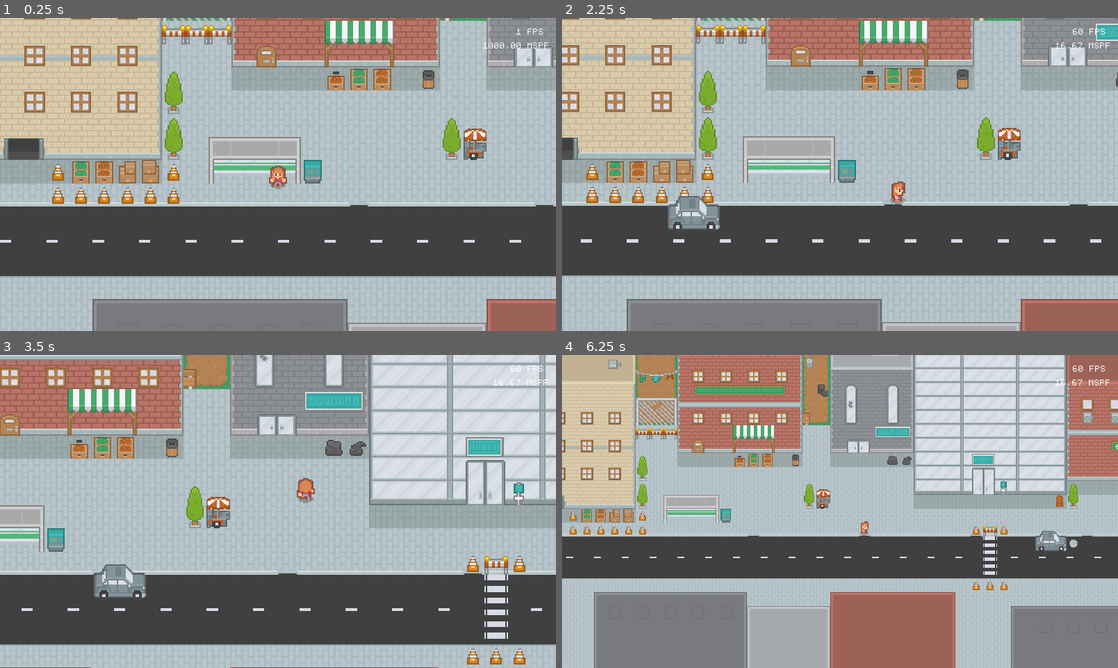
Above: before the commit, frames 1-4 (two rows, left to right).
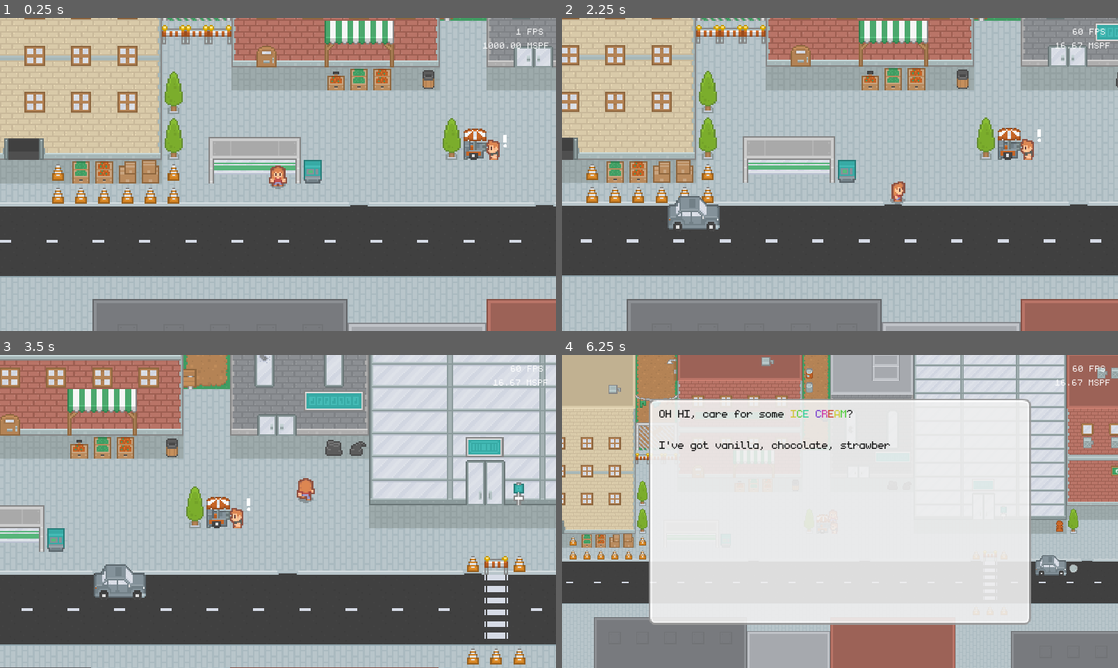
Above: after the commit, the same moments.

Repository: SilentByte/cysec-intern
Game: Godot game, scene res://scenes/world/main.tscn
Two runs of this game, one before a commit and one after it. Both use one fixed random seed, a clock stepped at 60 frames per second and the inputs below.
Inputs (mouse positions are in pixels of both pictures, inside the frame that each line leads up to):
- Up to frame 1 (0.25 s): no input
- Up to frame 2 (2.25 s): move the mouse to (962, 158) at 0.52 s; hold D (move_east) 0.53-1.28 s; hold Shift (run) 0.53-1.28 s; tap E (interact) at 0.6, 1.55, 2.1 s; move the mouse to (728, 190) at 1.27 s; hold Down (move_south) 1.28-2.03 s; tap Shift (run) at 1.35 s; move the mouse to (895, 105) at 2.02 s; hold D (move_east) from 2.03 s (still down); hold Shift (run) from 2.03 s (still down)
- Up to frame 3 (3.5 s): move the mouse to (250, 574) at 2.77 s; release D (move_east) at 2.78 s; release Shift (run) at 2.78 s; hold Up (move_north) from 2.78 s (still down); tap Shift (run) at 2.85 s; tap E (interact) at 3.05 s
- Up to frame 4 (6.25 s): move the mouse to (1006, 558) at 3.52 s; release Up (move_north) at 3.53 s; hold Mouse wheel up (zoom_in) 3.53-4.28 s; hold A (move_west) 3.53-5.03 s; tap Shift (run) at 3.8, 5.85 s; move the mouse to (673, 464) at 4.27 s; tap Mouse wheel down (zoom_out) at 4.35 s; tap E (interact) at 4.55, 5.1, 6.05 s; move the mouse to (867, 511) at 5.02 s; hold Down (move_south) 5.03-5.78 s; hold Shift (run) 5.03-5.78 s; move the mouse to (756, 433) at 5.77 s; hold D (move_east) from 5.78 s (still down)

The runs differ from the first frame. In frame 1, 0.2% of the frame differs, in the area x 87-92%, y 37-46%; in frame 2, 0.2%; in frame 3, 0.2%; in frame 4, 66%, in the area x 0-100%, y 0-90%.

Commit message:
Implement ice cream guy

Diff:
--- a/scenes/actors/dodgy_dude/dodgy_dude.gd
+++ b/scenes/actors/dodgy_dude/dodgy_dude.gd
@@ -9,7 +9,8 @@
 	if audio.playing:
 		return
 
-	Facts.has_found_dodgy_dude = true
+	Facts.has_found_ice_cream_guy = true
+#	Facts.current_interaction ='ice_cream_guy' # TODO: Implement score tracking for good/bad, avoid duplicate scoring.
 
 	audio.play()
 	hud.show_dialog(
@@ -17,47 +18,64 @@
 			"$begin":
 			Utils.dialog_part(
 				"""
-				Psst... hey, over here...
+				OH HI, care for some [rainbow]ICE CREAM[/rainbow]?
 
-				I've got a <!great deal!> for you! Look at this shiny new
-				<~iPhone 25 Superplus~>! I'll give it to you for $199.
+				I've got vanilla, chocolate, strawberry, ...
 
-				<#*You take a good look at the iPhone. It's in
-				excellent condition and everything is working fine.*#>
+				<?[url=$accept]1) YES PLEASE![/url]?>
 
-				<?[url=$accept:bad]1) That sounds like a bargain! I'll take it![/url]?>
-
-				<?[url=$reject:good]2) I don't trust this guy... I'll just leave.[/url]?>
+				<?[url=$reject]2) Not now, maybe next time.[/url]?>
 				"""
 			),
 			"$accept":
 			Utils.dialog_part(
 				"""
-				THAT WAS A <!RISKY DECISION!>!
+				<!AWESOME!!> By the way, we've got a special offer going on at the moment.
 
-				Congratulations! You may have just landed a great
-				bargain... or may face <!serious consequences!>.
+				If you sign up for our <~weekly newsletter~>, you'll get 50% off today!
 
-				The iPhone you have just purchased my contain spyware
-				or other malicious software. Even worse, it may have
-				been stolen and you have just purchased stolen goods.
+				<?[url=$sign-up:bad]1) Write down your e-mail address into the list
+				   in front of you.[/url]?>
 
-				[center]<#[url=https://www.welivesecurity.com/2020/04/22/buying-secondhand-device-what-keep-in-mind/]Click here to learn more.[/url]#>[/center]
-
-				<?[url=$end]CONTINUE[/url]?>
+				<?[url=$leave:good]2) No thanks, I'm not interested.[/url]?>
 				"""
 			),
 			"$reject":
 			Utils.dialog_part(
 				"""
-				<~Wise decision!~>
+				Sure, no problem!
 
-				The iPhone you have been offered may contain spyware
-				or other malicious software. Even worse, it could
-				have been stolen and the purchase of stolen goods
-				is illegal in most juristictions.
+				In case you change your mind, we've got a special offer going on at the moment.
 
-				[center]<#[url=https://www.welivesecurity.com/2020/04/22/buying-secondhand-device-what-keep-in-mind/]Click here to learn more.[/url]#>[/center]
+				If you sign up for our <~weekly newsletter~>, you'll get 50% off today!
+
+				<?[url=$sign-up:bad]1) Write down your e-mail address into the list
+				   in front of you.[/url]?>
+
+				<?[url=$leave:good]2) No thanks, I'm not interested.[/url]?>
+				"""
+			),
+			"$sign-up":
+			Utils.dialog_part(
+				"""
+				Well, you've just saved $2 but it's likely that your
+				e-mail address will end up on some <!spam list!> and
+				you'll see an increase in the number of unwanted
+				e-mails you receive.
+
+				Be mindful to whom you hand out your e-mail address.
+
+				<?[url=$end]CONTINUE[/url]?>
+				"""
+			),
+			"$leave":
+			Utils.dialog_part(
+				"""
+				<~That's a good choice.~>
+
+				Be mindful to whom you provide your e-mail address or
+				you might end up on some spam list and receive tons
+				of e-mails you don't want.
 
 				<?[url=$end]CONTINUE[/url]?>
 				"""
@@ -67,4 +85,4 @@
 
 
 func _physics_process(delta: float) -> void:
-	poi.visible = !Facts.has_found_dodgy_dude
+	poi.visible = !Facts.has_found_ice_cream_guy
--- /dev/null
+++ b/scenes/actors/ice_cream_guy/ice_cream_guy.gd
@@ -0,0 +1,70 @@
+extends KinematicBody2D
+
+onready var hud := $"/root/Main/Hud"
+onready var audio := $AudioStreamPlayer
+onready var poi := $PointOfInterest
+
+
+func interact() -> void:
+	if audio.playing:
+		return
+
+	Facts.has_found_dodgy_dude = true
+
+	audio.play()
+	hud.show_dialog(
+		{
+			"$begin":
+			Utils.dialog_part(
+				"""
+				Psst... hey, over here...
+
+				I've got a <!great deal!> for you! Look at this shiny new
+				<~iPhone 25 Superplus~>! I'll give it to you for $199.
+
+				<#*You take a good look at the iPhone. It's in
+				excellent condition and everything is working fine.*#>
+
+				<?[url=$accept:bad]1) That sounds like a bargain! I'll take it![/url]?>
+
+				<?[url=$reject:good]2) I don't trust this guy... I'll just leave.[/url]?>
+				"""
+			),
+			"$accept":
+			Utils.dialog_part(
+				"""
+				THAT WAS A <!RISKY DECISION!>!
+
+				Congratulations! You may have just landed a great
+				bargain... or may face <!serious consequences!>.
+
+				The iPhone you have just purchased my contain spyware
+				or other malicious software. Even worse, it may have
+				been stolen and you have just purchased stolen goods.
+
+				[center]<#[url=https://www.welivesecurity.com/2020/04/22/buying-secondhand-device-what-keep-in-mind/]Click here to learn more.[/url]#>[/center]
+
+				<?[url=$end]CONTINUE[/url]?>
+				"""
+			),
+			"$reject":
+			Utils.dialog_part(
+				"""
+				<~Wise decision!~>
+
+				The iPhone you have been offered may contain spyware
+				or other malicious software. Even worse, it could
+				have been stolen and the purchase of stolen goods
+				is illegal in most juristictions.
+
+				[center]<#[url=https://www.welivesecurity.com/2020/04/22/buying-secondhand-device-what-keep-in-mind/]Click here to learn more.[/url]#>[/center]
+
+				<?[url=$end]CONTINUE[/url]?>
+				"""
+			),
+		}
+	)
+
+
+func _physics_process(delta: float) -> void:
+	poi.visible = !Facts.has_found_dodgy_dude
--- /dev/null
+++ b/scenes/actors/ice_cream_guy/ice_cream_guy.tscn
@@ -0,0 +1,23 @@
+[gd_scene load_steps=5 format=2]
+
+[ext_resource path="res://scenes/actors/dodgy_dude/dodgy_dude.gd" type="Script" id=1]
+[ext_resource path="res://scenes/actors/point_of_interest/point_of_interest.tscn" type="PackedScene" id=2]
+[ext_resource path="res://scenes/actors/ice_cream_guy/ice_cream_guy.png" type="Texture" id=3]
+[ext_resource path="res://scenes/actors/ice_cream_guy/jingle.wav" type="AudioStream" id=4]
+
+[node name="IceCreamGuy" type="KinematicBody2D"]
+script = ExtResource( 1 )
+
+[node name="CollisionPolygon2D" type="CollisionPolygon2D" parent="."]
+polygon = PoolVector2Array( -6, 0, -6, -13, 6, -13, 6, 0 )
+
+[node name="Sprite" type="Sprite" parent="."]
+position = Vector2( 0, -8 )
+texture = ExtResource( 3 )
+
+[node name="PointOfInterest" parent="." instance=ExtResource( 2 )]
+position = Vector2( 8, -15 )
+
+[node name="AudioStreamPlayer" type="AudioStreamPlayer" parent="."]
+stream = ExtResource( 4 )
+volume_db = -14.771
--- a/scenes/world/city/cars/car.tscn
+++ b/scenes/world/city/cars/car.tscn
@@ -31,5 +31,6 @@
 
 [node name="AudioStreamPlayer2D" type="AudioStreamPlayer2D" parent="."]
 stream = ExtResource( 4 )
+volume_db = -10.25
 max_distance = 300.0
 attenuation = 2.07053
--- a/scenes/world/city/city.tscn
+++ b/scenes/world/city/city.tscn
@@ -1,6 +1,7 @@
-[gd_scene load_steps=14 format=2]
+[gd_scene load_steps=15 format=2]
 
 [ext_resource path="res://tilesets/city.png" type="Texture" id=1]
+[ext_resource path="res://scenes/actors/ice_cream_guy/ice_cream_guy.tscn" type="PackedScene" id=2]
 [ext_resource path="res://scenes/actors/portal/portal.tscn" type="PackedScene" id=3]
 [ext_resource path="res://scenes/world/city/cafe_banner.png" type="Texture" id=4]
 [ext_resource path="res://scenes/actors/message_interactable/message_interactable.tscn" type="PackedScene" id=5]
@@ -485,12 +486,15 @@
 cell_size = Vector2( 16, 16 )
 cell_tile_origin = 1
 format = 1
-tile_data = PoolIntArray( 47, 9, 196611, 48, 10, 327706, 49, …(6058 unchanged characters)… 08, 10, 1703969, 1704009, 10, 1703970, 1835007, 10, 393240, 1769472, 10, 393240, 1769473, 10, 393240, 1769478, 5, 65536, 1769479, 5, 65537, 1769480, 5, 65538, 1769488, 10, 393250, 1769489, 10, 393251, 1769490, 10, 393252, 1769516, 10, 1179659, 1769517, 10, 1114126, 1769518, 10, 1114125, 1769519, 10, 65568, 1769522, 10, 1769491, 1769526, 9, 3, 1769533, 9, 65536, 1769537, 10, 65570, 1769541, 10, 1507361, 1769542, 10, 1507362, 1769544, 10, 1769505, 1769545, 10, 1769506, 1900531, 10, 1048603, 1900533, 10, 10 …(2951 unchanged characters)…
+tile_data = PoolIntArray( 47, 9, 196611, 48, 10, 327706, 49, …(6058 unchanged characters)… 08, 10, 1703969, 1704009, 10, 1703970, 1704011, 10, 1179679, 1704012, 10, 1179680, 1835007, 10, 393240, 1769472, 10, 393240, 1769473, 10, 393240, 1769478, 5, 65536, 1769479, 5, 65537, 1769480, 5, 65538, 1769488, 10, 393250, 1769489, 10, 393251, 1769490, 10, 393252, 1769516, 10, 1179659, 1769517, 10, 1114126, 1769518, 10, 1114125, 1769519, 10, 65568, 1769522, 10, 1769491, 1769526, 9, 3, 1769533, 9, 65536, 1769537, 10, 65570, 1769541, 10, 1507361, 1769542, 10, 1507362, 1769544, 10, 1769505, 1769545, 10, 1769506, 1769547, 10, 1245215, 1769548, 10, 1245216, 1900531, 10, 1048603, 1900533, 10, 10 …(2951 unchanged characters)…
 
 [node name="CafeBanner" type="Sprite" parent="Decorations"]
 position = Vector2( 568, 456 )
 scale = Vector2( 0.75, 0.75 )
 texture = ExtResource( 4 )
+
+[node name="IceCreamGuy" parent="Decorations" instance=ExtResource( 2 )]
+position = Vector2( 213, 528 )
 
 [node name="StaticBody2D" type="StaticBody2D" parent="."]
 
--- a/scenes/world/office/office.tscn
+++ b/scenes/world/office/office.tscn
@@ -272,7 +272,7 @@
 polygon = PoolVector2Array( 192, 384, 192, 304, 172, 304, 172, 288, 144, 288, 144, 304, 128, 304, 128, 288, 92, 288, 92 …(183 unchanged characters)…
 
 [node name="CollisionPolygon2D2" type="CollisionPolygon2D" parent="StaticBody2D"]
-polygon = PoolVector2Array( 240, 384, 240, 304, 280, 304, 324, 304, 324, 295, 332, 295, 332, 304, 342, 304, 342, 272, 272, 272, 272, 256, 256, 256, 256, 227, 272, 227, 272, 203, 256, 203, 256, 152, 336, 152, 336, 128, 323, 128, 323, 112, 240, 112, 240, 80, 368, 80, 368, 384 )
+polygon = PoolVector2Array( 240, 384, 240, 304, 280, 304, 324, 304, 324, 295, 332, 295, 332, 304, 342, 304, 342, 272, 272, 272, 272, 256, 256, 256, 256, 227, 272, 227, 272, 203, 256, 203, 256, 147, 336, 147, 336, 128, 323, 128, 323, 112, 237, 112, 237, 80, 368, 80, 368, 384 )
 
 [node name="Portals" type="Node2D" parent="."]
 
--- a/scripts/global/facts.gd
+++ b/scripts/global/facts.gd
@@ -3,3 +3,4 @@
 var has_played_piano := false
 var has_found_usb_stick := false
 var has_found_dodgy_dude := false
+var has_found_ice_cream_guy:=false
Binary file added: scenes/actors/ice_cream_guy/ice_cream_guy.png
Not shown, added: scenes/actors/ice_cream_guy/ice_cream_guy.png.import
Not shown, added: scenes/actors/ice_cream_guy/jingle.wav.import
Not shown, added: scenes/actors/ice_cream_guy/jingle.wav
